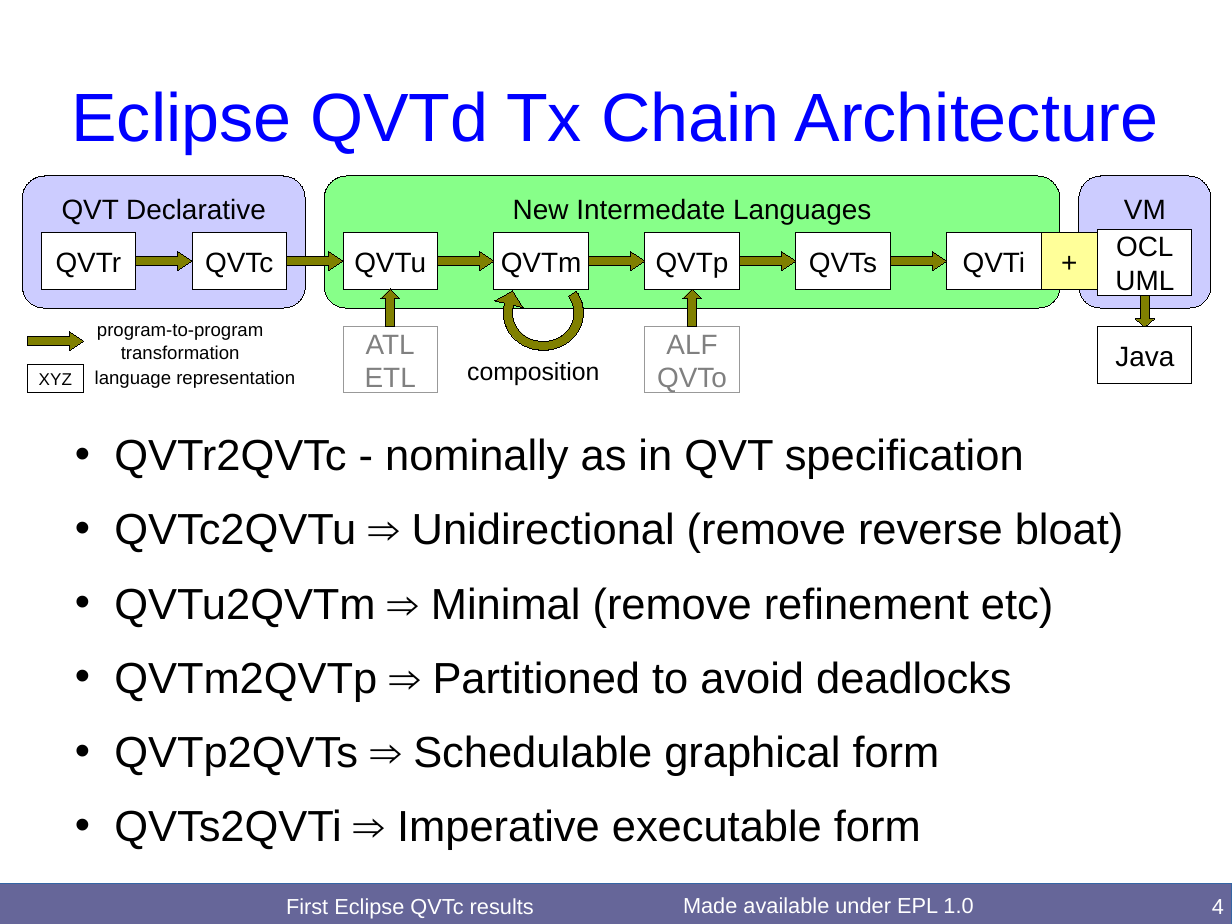
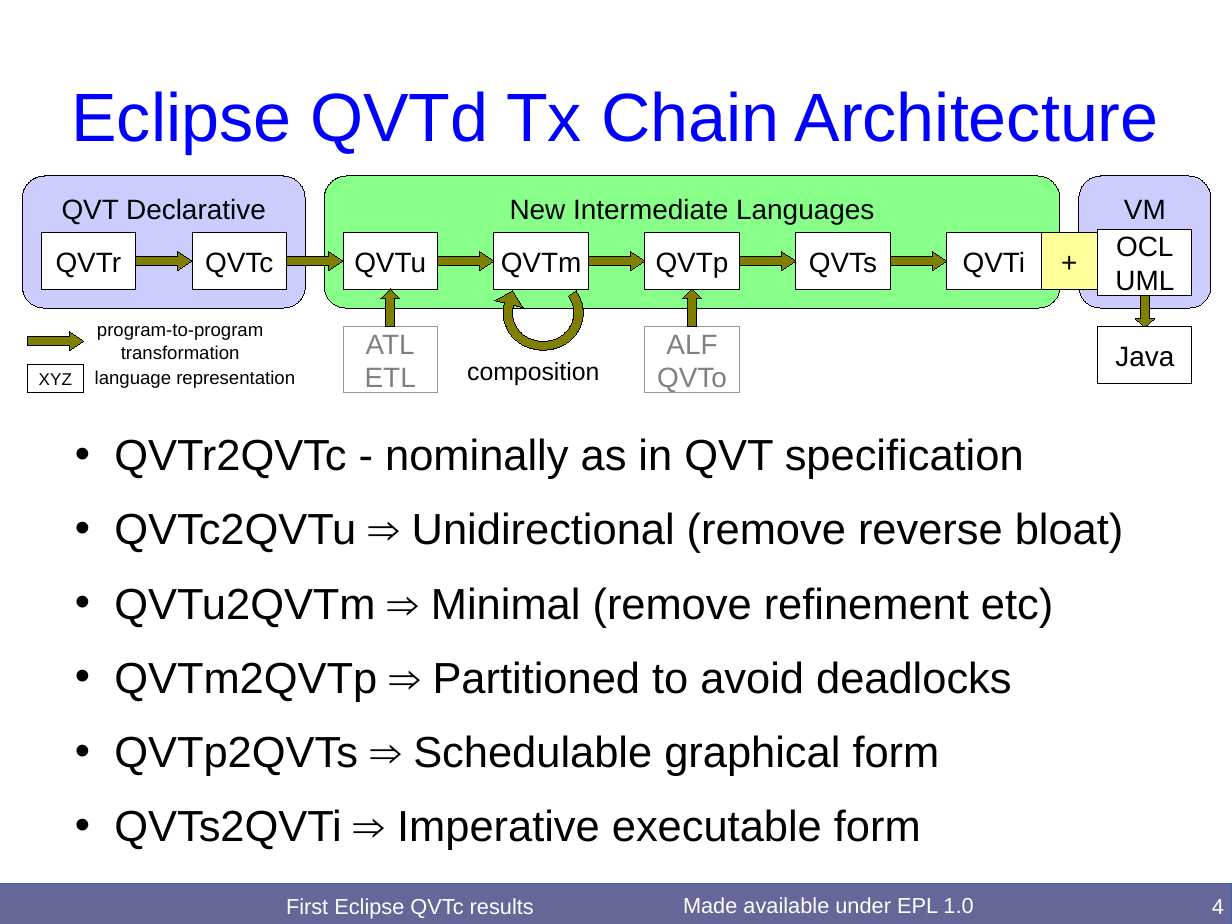
Before and after one commit to merks/mmt-website, a slide deck: slide 4 of qvt/docs/BigMDE2016/QVTcFirstResults.odp. Drawn at 1232x924 pixels with LibreOffice and Linux fonts; fonts in the diff are those of the drawing. Boxes give left, top, right and bottom in pixels: in the first picture for what was removed or moved away, otherwise in the second. Text is boxed around its words. In the diff, an @@ line names an element or a change of style, - is before the commit and + after.

Commit message:
[qvtd] EXE 2016 slides, "intermedate" typo

```diff
--- a/qvt/docs/BigMDE2016/QVTcFirstResults.odp
+++ b/qvt/docs/BigMDE2016/QVTcFirstResults.odp
@@ text in rounded rectangle at box(510, 198, 874, 224): text changed @@
-New Intermedate Languages
+New Intermediate Languages
```
Also in this commit, not shown: 7 other files.
